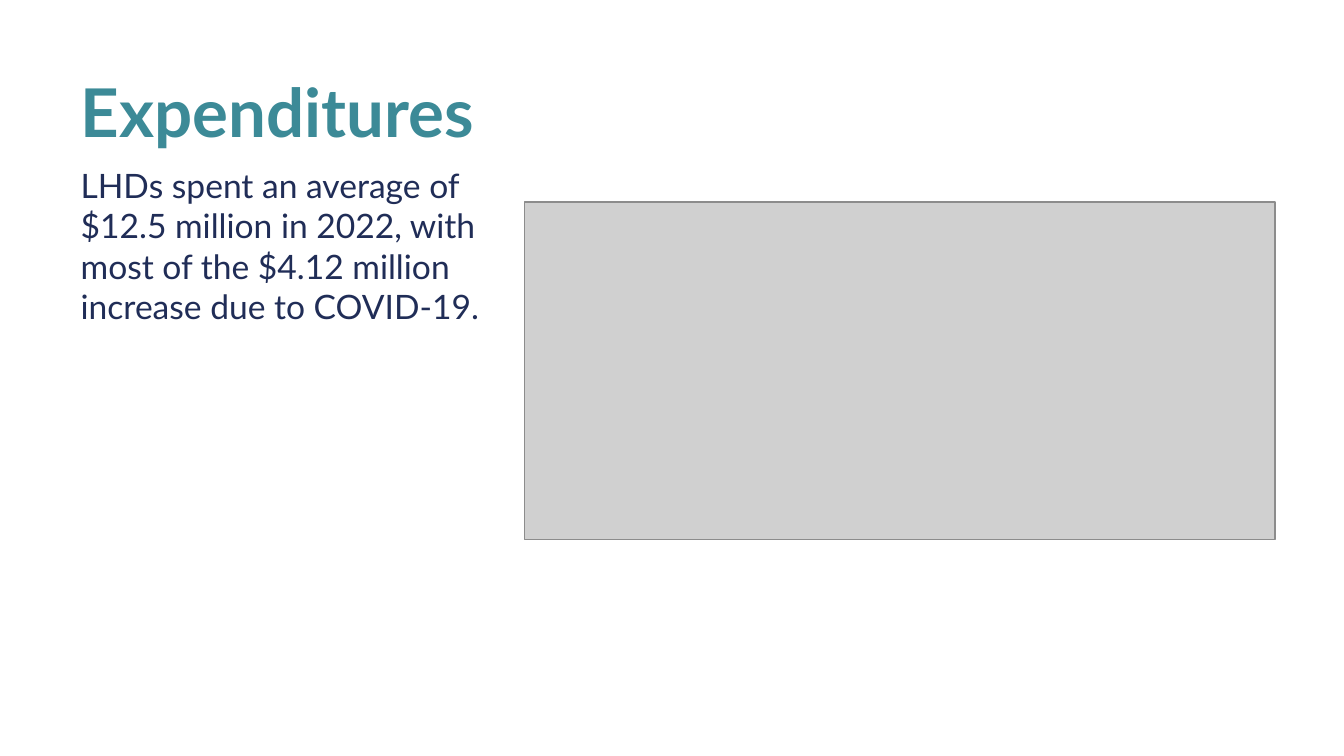
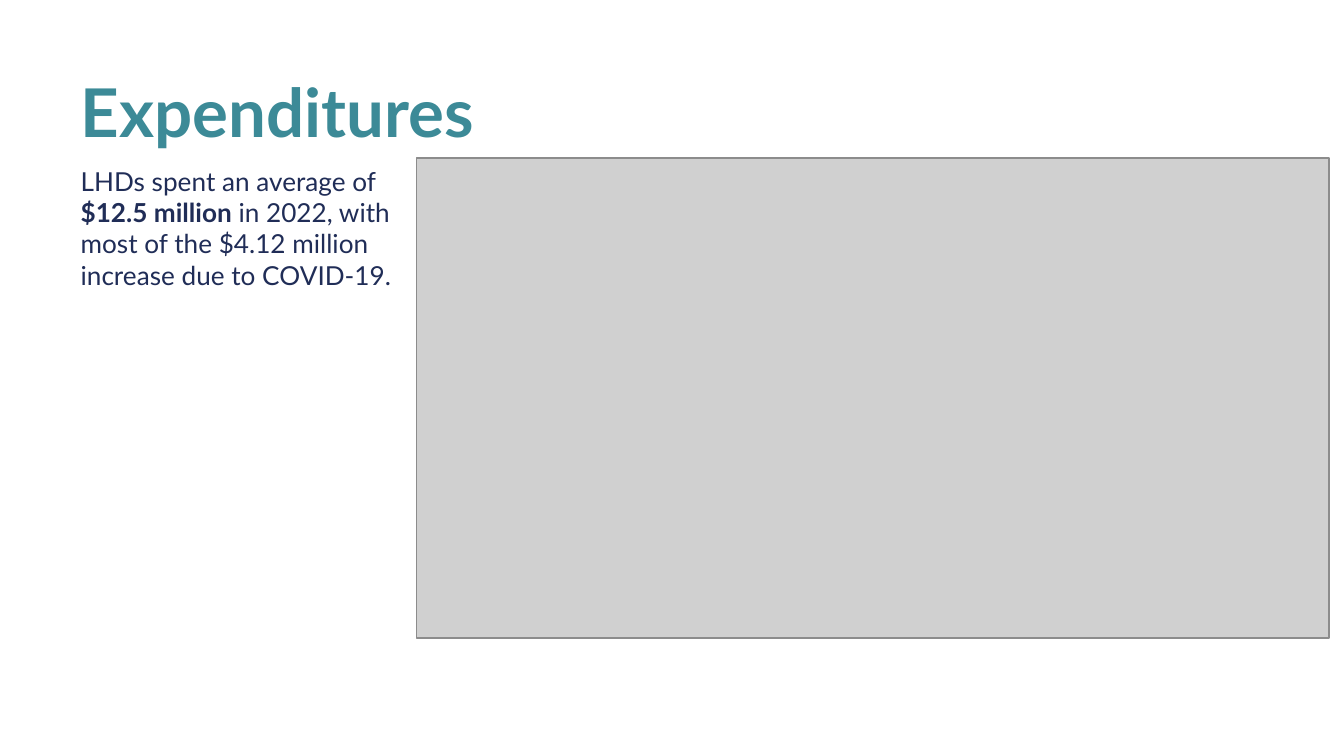
Before and after one commit to madocalder/nacchoProfile, a slide deck: slide 4 of inst/app/www/Profile2022KeyFindings.pptx. Drawn at 1344x756 pixels with LibreOffice and Linux fonts; fonts in the diff are those of the drawing; grey boxes stand for pictures; background and template pictures are left out. Boxes give left, top, right and bottom in pixels: in the first picture for what was removed or moved away, otherwise in the second. Text is boxed around its words. In the diff, an @@ line names an element or a change of style, - is before the commit and + after.

```diff
--- a/inst/app/www/Profile2022KeyFindings.pptx
+++ b/inst/app/www/Profile2022KeyFindings.pptx
@@ text "LHDs spent an average of ..." at (81, 172, 391, 285): size 18 to 14 pt; bold on in "$12.5 million" @@
@@ picture: place and size @@
-picture at (524, 202, 1274, 539)
+picture at (417, 159, 1329, 638)
```
Also in this commit, not shown: 7 other slides changed, 37 other files.
